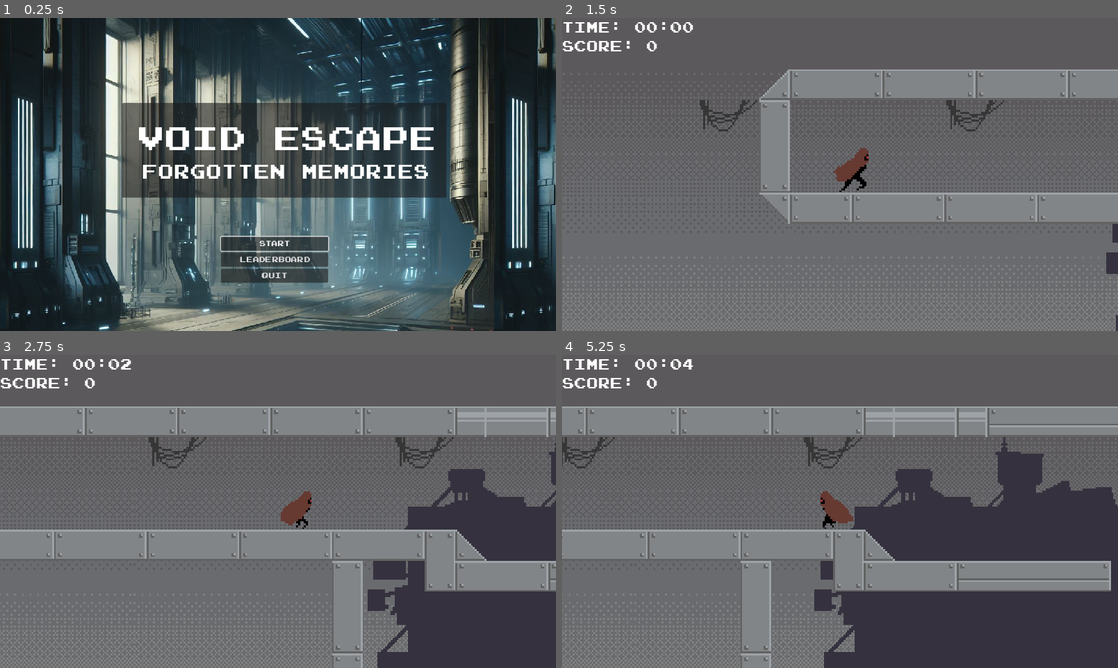
Above: before the commit, frames 1-4 (two rows, left to right).
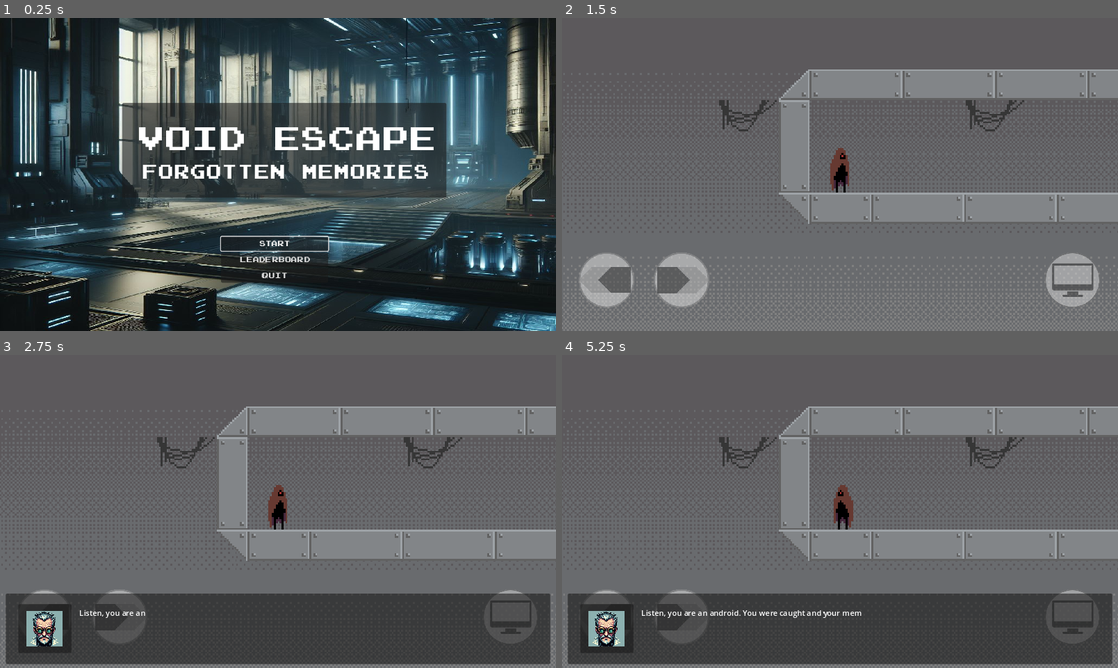
Above: after the commit, the same moments.

Repository: CWSwastik/Void-Escape
Game: Godot game, scene res://mainmenu.tscn
Two runs of this game, one before a commit and one after it. Both use one fixed random seed, a clock stepped at 60 frames per second and the inputs below.
Inputs:
- Up to frame 1 (0.25 s): no input
- Up to frame 2 (1.5 s): click "Start" at 0.5 s; tap Enter (ui_accept) at 1.25 s; hold D (move_right) from 1.28 s (still down); tap Q (attack) at 1.35 s
- Up to frame 3 (2.75 s): keep holding D (move_right); tap Space (jump) at 1.52, 1.82, 2.27, 2.57 s; tap Shift (dash) at 1.55, 2.1 s; tap X (hack) at 2.3 s
- Up to frame 4 (5.25 s): release D (move_right) at 2.78 s; hold A (move_left) 2.78-3.53 s; hold X (hack) 2.78-3.53 s; tap Space (jump) at 3.05, 3.6, 3.77, 4.07, 4.52, 4.82 s; hold D (move_right) 3.53-5.03 s; tap Q (attack) at 3.8, 4.35 s; tap Shift (dash) at 4.55, 5.1 s; hold A (move_left) from 5.03 s (still down)

The runs differ from the first frame. In frame 1, 60% of the frame differs, in the area x 0-100%, y 0-100%; in frame 2, 9.4%; in frame 3, 38%; in frame 4, 42%.

Commit message:
Android controls almost done
Click/Tap not working anymore?

Diff:
--- /dev/null
+++ b/AndroidControls.gd
@@ -0,0 +1,14 @@
+extends CanvasLayer
+
+@onready var player = $"../Player"
+
+# Called when the node enters the scene tree for the first time.
+func _ready():
+	pass # Replace with function body.
+
+
+# Called every frame. 'delta' is the elapsed time since the previous frame.
+func _process(delta):
+	$Con/TouchJump.visible = player.can_jump
+	$Con/TouchDash.visible = player.can_dash
+	$Con/TouchAttack.visible = player.can_attack
--- /dev/null
+++ b/AndroidControls.tscn
@@ -0,0 +1,94 @@
+[gd_scene load_steps=12 format=3 uid="uid://csefc07jfja2r"]
+
+[ext_resource type="Script" path="res://AndroidControls.gd" id="1_pn68f"]
+[ext_resource type="Texture2D" uid="uid://b0e1u3dpad863" path="res://assets/Android Assets/touchAttack1.png" id="2_wc180"]
+[ext_resource type="Texture2D" uid="uid://dav3ixx64b8ef" path="res://assets/Android Assets/touchButton1.png" id="3_lkb2l"]
+[ext_resource type="Texture2D" uid="uid://bspxvicsyfjl8" path="res://assets/Android Assets/touchDash1.png" id="4_lccx7"]
+[ext_resource type="Texture2D" uid="uid://bh1jd75q38upv" path="res://assets/Android Assets/touchHack1.png" id="5_h7vv0"]
+
+[sub_resource type="StyleBoxFlat" id="StyleBoxFlat_eknum"]
+bg_color = Color(0.6, 0.6, 0.6, 0)
+
+[sub_resource type="CircleShape2D" id="CircleShape2D_denae"]
+radius = 140.0
+
+[sub_resource type="CircleShape2D" id="CircleShape2D_fvccv"]
+radius = 125.0
+
+[sub_resource type="CircleShape2D" id="CircleShape2D_h4c8g"]
+radius = 125.0
+
+[sub_resource type="CircleShape2D" id="CircleShape2D_ikgpy"]
+radius = 125.0
+
+[sub_resource type="CircleShape2D" id="CircleShape2D_7k8ri"]
+radius = 140.0
+
+[node name="AndroidControls" type="CanvasLayer"]
+script = ExtResource("1_pn68f")
+
+[node name="Con" type="PanelContainer" parent="."]
+anchors_preset = 15
+anchor_right = 1.0
+anchor_bottom = 1.0
+grow_horizontal = 2
+grow_vertical = 2
+theme_override_styles/panel = SubResource("StyleBoxFlat_eknum")
+
+[node name="TouchAttack" type="TouchScreenButton" parent="Con"]
+modulate = Color(1, 1, 1, 0.764706)
+position = Vector2(850, 350)
+scale = Vector2(0.5, 0.5)
+texture_normal = ExtResource("2_wc180")
+shape = SubResource("CircleShape2D_denae")
+action = "attack"
+visibility_mode = 1
+
+[node name="TouchLeft" type="TouchScreenButton" parent="Con"]
+modulate = Color(1, 1, 1, 0.501961)
+position = Vector2(150, 600)
+rotation = 3.14159
+scale = Vector2(0.6, 0.6)
+texture_normal = ExtResource("3_lkb2l")
+shape = SubResource("CircleShape2D_fvccv")
+passby_press = true
+action = "move_left"
+visibility_mode = 1
+
+[node name="TouchRight" type="TouchScreenButton" parent="Con"]
+modulate = Color(1, 1, 1, 0.501961)
+position = Vector2(190, 485)
+scale = Vector2(0.6, 0.6)
+texture_normal = ExtResource("3_lkb2l")
+shape = SubResource("CircleShape2D_h4c8g")
+passby_press = true
+action = "move_right"
+visibility_mode = 1
+
+[node name="TouchJump" type="TouchScreenButton" parent="Con"]
+modulate = Color(1, 1, 1, 0.501961)
+position = Vector2(1000, 450)
+rotation = -1.5708
+scale = Vector2(0.6, 0.6)
+texture_normal = ExtResource("3_lkb2l")
+shape = SubResource("CircleShape2D_ikgpy")
+action = "jump"
+visibility_mode = 1
+
+[node name="TouchDash" type="TouchScreenButton" parent="Con"]
+modulate = Color(1, 1, 1, 0.501961)
+position = Vector2(850, 490)
+scale = Vector2(0.5, 0.5)
+texture_normal = ExtResource("4_lccx7")
+shape = SubResource("CircleShape2D_7k8ri")
+action = "dash"
+visibility_mode = 1
+
+[node name="TouchHack" type="TouchScreenButton" parent="Con"]
+modulate = Color(1, 1, 1, 0.501961)
+position = Vector2(1000, 485)
+scale = Vector2(0.6, 0.6)
+texture_normal = ExtResource("5_h7vv0")
+shape = SubResource("CircleShape2D_ikgpy")
+action = "hack"
+visibility_mode = 1
--- a/Global.gd
+++ b/Global.gd
@@ -9,7 +9,7 @@
 var high_score = 0
 var old_high_score = 0
 var player_abilities = [] # jump, dash, attack
-var dialogue_played = true
+var dialogue_played = false      # change to false when exporting
 var escaped = false
 
 @onready var game_start_time = Time.get_ticks_msec()
--- a/Levels/level1.tscn
+++ b/Levels/level1.tscn
@@ -11,6 +11,7 @@
 [ext_resource type="PackedScene" uid="uid://bkf8oryj0potu" path="res://Objects/timer.tscn" id="9_w3106"]
 [ext_resource type="Script" path="res://Levels/Dialogue.gd" id="10_b5rsy"]
 [ext_resource type="Texture2D" uid="uid://b1807amt7bsky" path="res://assets/player/Scientist.png" id="10_wcu6y"]
+[ext_resource type="PackedScene" uid="uid://csefc07jfja2r" path="res://AndroidControls.tscn" id="12_qstnk"]
 
 [sub_resource type="TileSetAtlasSource" id="TileSetAtlasSource_bi0l4"]
 texture = ExtResource("2_hilar")
@@ -1245,6 +1246,8 @@
 
 [node name="Timer" parent="." instance=ExtResource("9_w3106")]
 
+[node name="AndroidControls" parent="." instance=ExtResource("12_qstnk")]
+
 [node name="Dialogue" type="CanvasLayer" parent="."]
 script = ExtResource("10_b5rsy")
 
--- a/Levels/level2.tscn
+++ b/Levels/level2.tscn
@@ -10,6 +10,7 @@
 [ext_resource type="PackedScene" uid="uid://bdy40i474m5vb" path="res://Objects/computer.tscn" id="7_my8im"]
 [ext_resource type="PackedScene" uid="uid://6ogjope1jhix" path="res://Objects/laser.tscn" id="8_cswdr"]
 [ext_resource type="PackedScene" uid="uid://bkf8oryj0potu" path="res://Objects/timer.tscn" id="10_ot80f"]
+[ext_resource type="PackedScene" uid="uid://csefc07jfja2r" path="res://AndroidControls.tscn" id="11_f1m8i"]
 
 [sub_resource type="TileSetAtlasSource" id="TileSetAtlasSource_bi0l4"]
 texture = ExtResource("2_5n48q")
@@ -1263,3 +1264,5 @@
 show_dash = true
 
 [node name="Timer" parent="." instance=ExtResource("10_ot80f")]
+
+[node name="AndroidControls" parent="." instance=ExtResource("11_f1m8i")]
--- a/Levels/level3.tscn
+++ b/Levels/level3.tscn
@@ -11,6 +11,7 @@
 [ext_resource type="PackedScene" uid="uid://b42sgw7y27qd8" path="res://score_screen.tscn" id="8_v2yso"]
 [ext_resource type="PackedScene" uid="uid://bkf8oryj0potu" path="res://Objects/timer.tscn" id="9_wdu5g"]
 [ext_resource type="PackedScene" uid="uid://b2bmdblntc6iw" path="res://Objects/laser_toggle.tscn" id="10_3qsuk"]
+[ext_resource type="PackedScene" uid="uid://csefc07jfja2r" path="res://AndroidControls.tscn" id="12_t2bbq"]
 
 [sub_resource type="TileSetAtlasSource" id="TileSetAtlasSource_bi0l4"]
 texture = ExtResource("2_f60bt")
@@ -1287,3 +1288,5 @@
 position = Vector2(890, 432)
 laser = NodePath("../Laser2")
 other_lasers = [NodePath("../Laser3"), NodePath("../Laser4")]
+
+[node name="AndroidControls" parent="." instance=ExtResource("12_t2bbq")]
--- a/Objects/timer.tscn
+++ b/Objects/timer.tscn
@@ -9,8 +9,10 @@
 [node name="Control" type="Control" parent="."]
 layout_mode = 3
 anchors_preset = 0
-offset_right = 40.0
-offset_bottom = 40.0
+offset_left = 10.0
+offset_top = 10.0
+offset_right = 50.0
+offset_bottom = 50.0
 
 [node name="Label" type="Label" parent="Control"]
 texture_filter = 1
--- a/Player/player.tscn
+++ b/Player/player.tscn
@@ -332,7 +332,7 @@
 position = Vector2(2, -7)
 scale = Vector2(0.663542, 0.729167)
 sprite_frames = SubResource("SpriteFrames_q3k6y")
-animation = &"Attack2"
+animation = &"JumpFlip"
 autoplay = "Idle"
 
 [node name="EnemyKiller" type="Area2D" parent="."]
--- a/leaderboard.gd
+++ b/leaderboard.gd
@@ -20,6 +20,5 @@
 		entry.player_score = json.get_data().items[n].score
 		$ScorePanel/ScrollContainer/PlayerList.add_child(entry)
 
-
 func _on_button_pressed():
 	get_tree().change_scene_to_file("res://mainmenu.tscn")
--- a/leaderboard.tscn
+++ b/leaderboard.tscn
@@ -6,12 +6,6 @@
 [ext_resource type="PackedScene" uid="uid://skjwn3bfyl58" path="res://board_entry.tscn" id="4_fp47v"]
 
 [sub_resource type="StyleBoxEmpty" id="StyleBoxEmpty_b1gb5"]
-resource_local_to_scene = false
-resource_name = ""
-content_margin_left = -1.0
-content_margin_top = -1.0
-content_margin_right = -1.0
-content_margin_bottom = -1.0
 
 [node name="Leaderboard" type="Control"]
 layout_mode = 3
@@ -31,7 +25,6 @@
 grow_vertical = 2
 texture = ExtResource("2_weq54")
 expand_mode = 1
-stretch_mode = 1
 
 [node name="Label" type="Label" parent="."]
 layout_mode = 0
--- a/mainmenu.tscn
+++ b/mainmenu.tscn
@@ -44,7 +44,6 @@
 grow_vertical = 2
 texture = ExtResource("2_173b7")
 expand_mode = 1
-stretch_mode = 1
 
 [node name="VBoxContainer" type="VBoxContainer" parent="."]
 layout_mode = 1
--- a/project.godot
+++ b/project.godot
@@ -74,9 +74,14 @@
 ]
 }
 
+[input_devices]
+
+pointing/emulate_touch_from_mouse=true
+
 [rendering]
 
 textures/canvas_textures/default_texture_filter=0
 renderer/rendering_method="gl_compatibility"
 renderer/rendering_method.mobile="gl_compatibility"
+textures/vram_compression/import_etc2_astc=true
 environment/defaults/default_clear_color=Color(0.145098, 0.145098, 0.145098, 1)
--- a/score_screen.tscn
+++ b/score_screen.tscn
@@ -22,7 +22,6 @@
 grow_vertical = 2
 texture = ExtResource("2_lriws")
 expand_mode = 1
-stretch_mode = 1
 
 [node name="Panel" type="Panel" parent="."]
 layout_mode = 0
Not shown: 1 places in Levels/level1.tscn that only renumber resources
Not shown: 1 places in Levels/level2.tscn that only renumber resources
Not shown: 1 places in Levels/level3.tscn that only renumber resources
Binary file added: assets/Android Assets/touchAttack1.png
Not shown, added: assets/Android Assets/touchAttack1.png.import
Binary file added: assets/Android Assets/touchButton.png
Not shown, added: assets/Android Assets/touchButton.png.import
Binary file added: assets/Android Assets/touchButton1.png
Not shown, added: assets/Android Assets/touchButton1.png.import
Binary file added: assets/Android Assets/touchDash1.png
Not shown, added: assets/Android Assets/touchDash1.png.import
Binary file added: assets/Android Assets/touchHack1.png
(and 1 more such lines)
